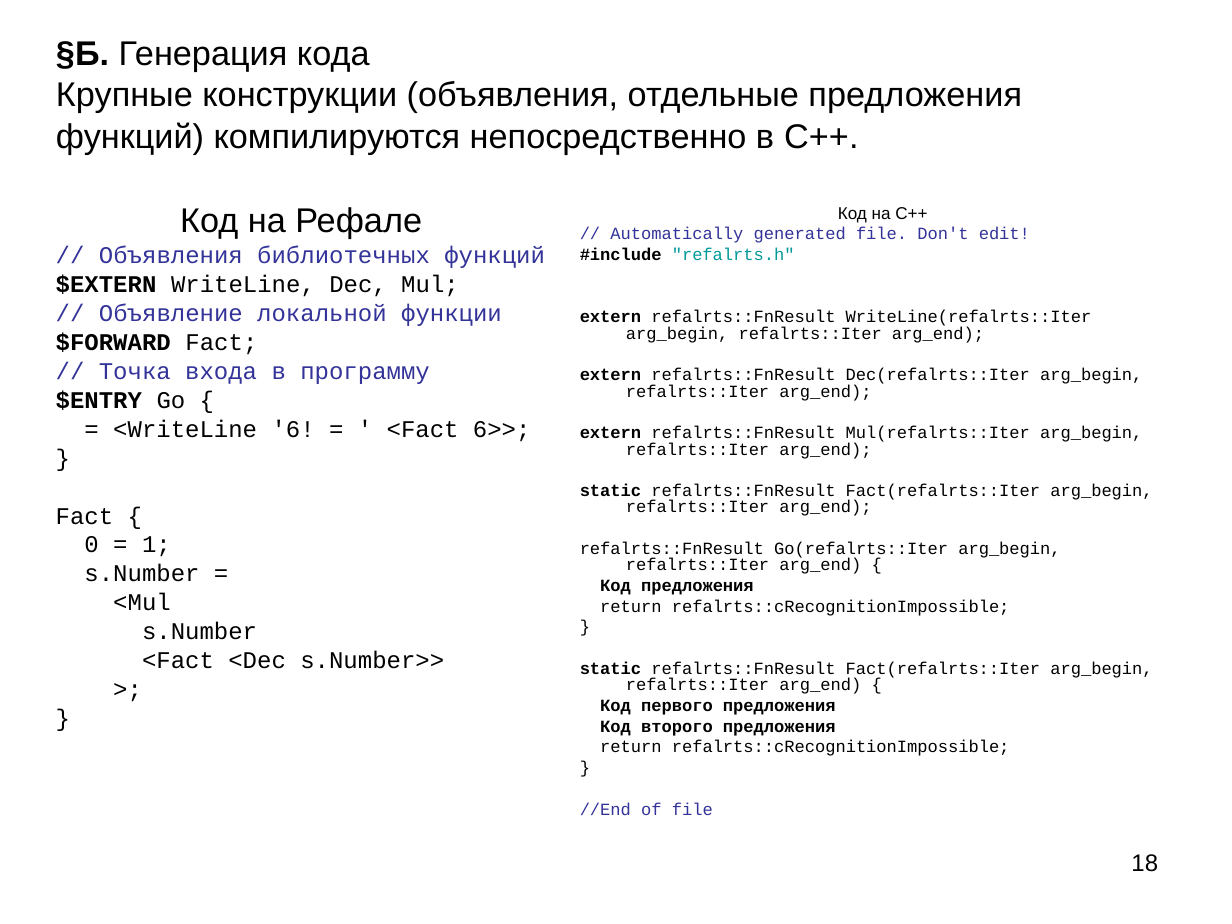
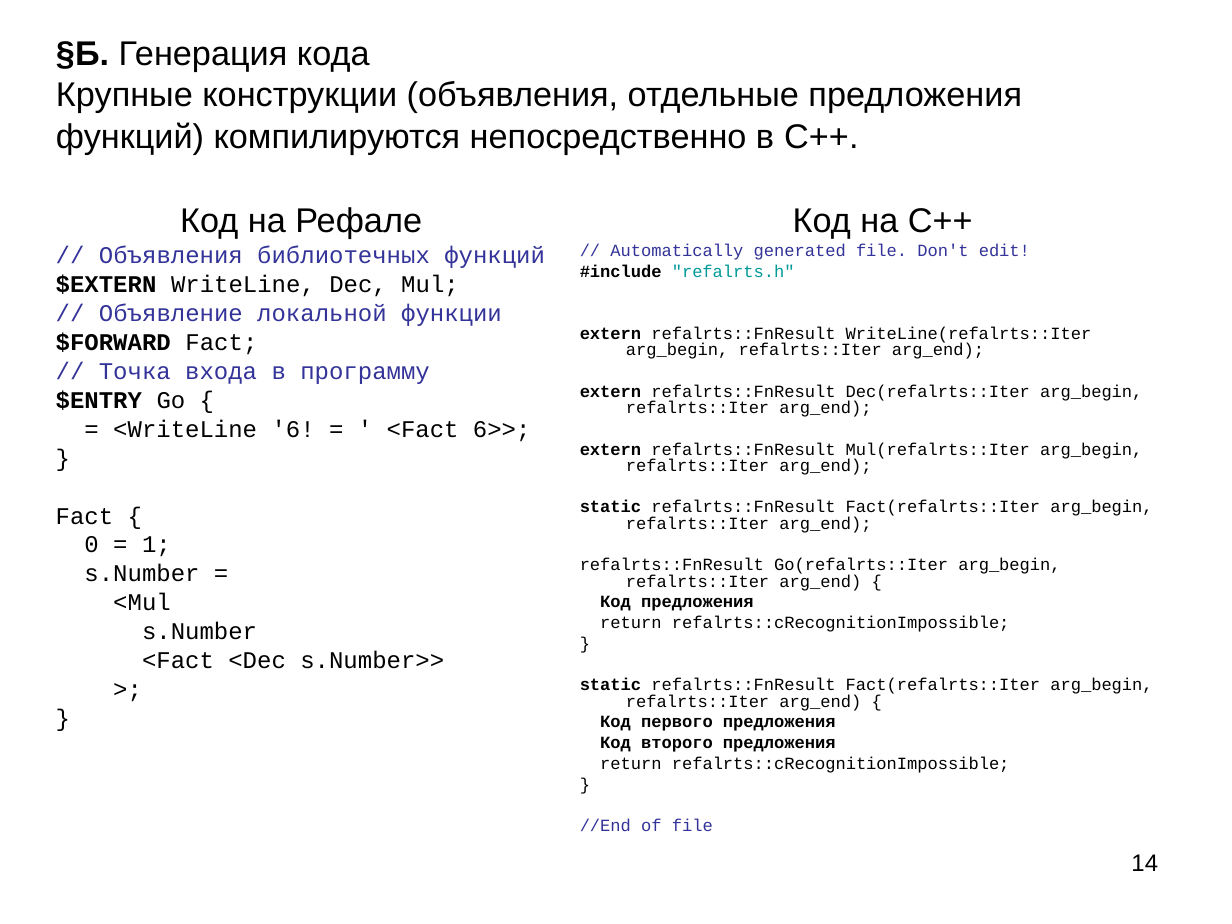
Before and after one commit to Mazdaywik/Refal-05, a slide deck: slide 14 of doc/Компилятор Простого Рефала.ppt (slide 18 before the commit). Drawn at 1232x924 pixels with LibreOffice and Linux fonts; fonts in the diff are those of the drawing. Boxes give left, top, right and bottom in pixels: in the first picture for what was removed or moved away, otherwise in the second. Text is boxed around its words. In the diff, an @@ line names an element or a change of style, - is before the commit and + after.

```diff
--- a/doc/Компилятор Простого Рефала.ppt
+++ b/doc/Компилятор Простого Рефала.ppt
@@ text at <box>793,208,973,238</box>: size 10 to 20 pt in "Код на C++"; more space between paragraphs @@
@@ page number at <box>1131,854,1158,871</box>: text changed @@
-18
+14
```
Also in this commit, not shown: 8 other slides changed, 7 slides added, 3 slides removed, 6 other files.
